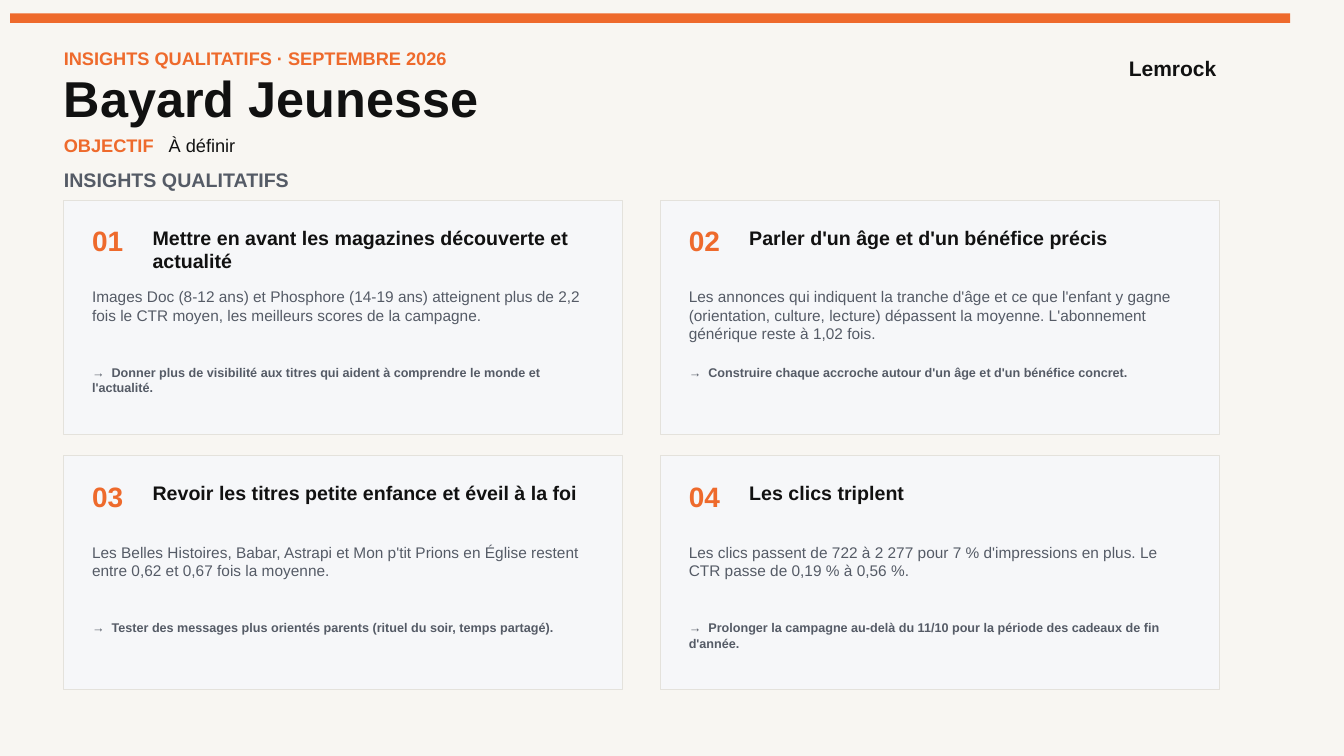
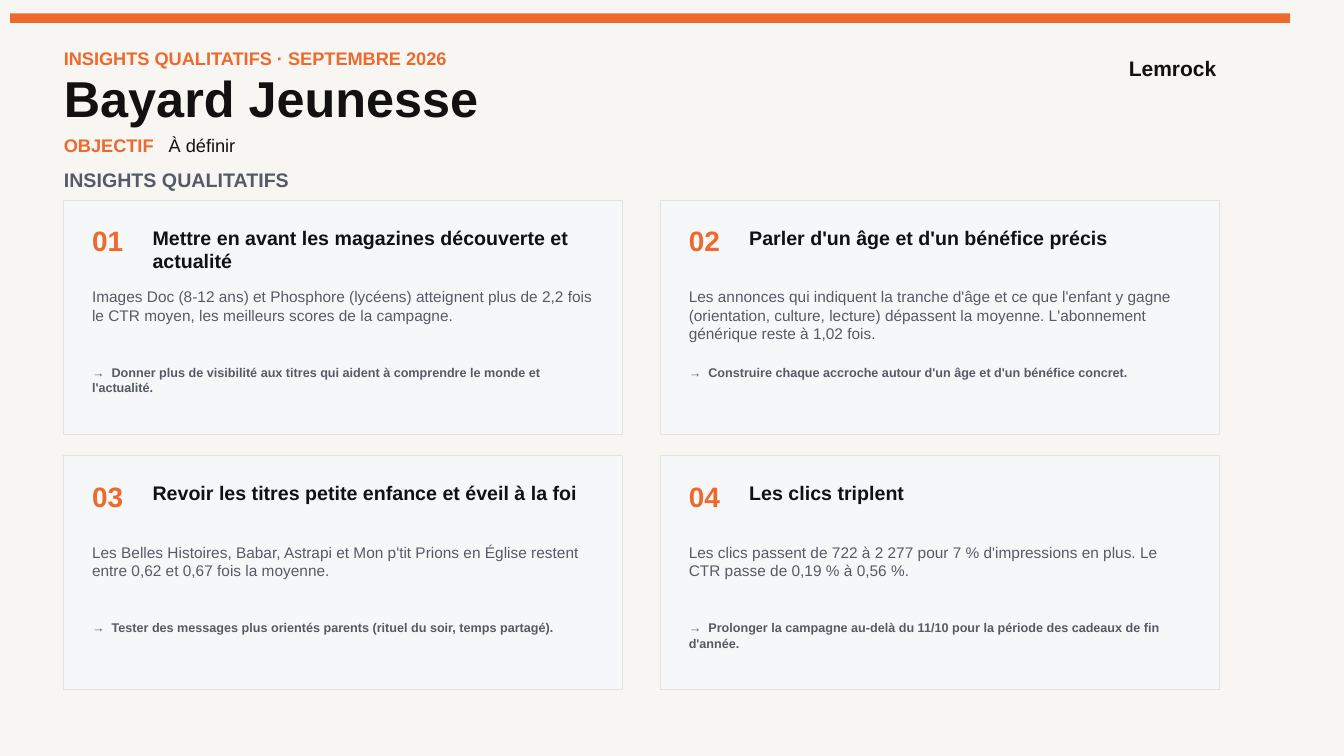
Before and after one commit to stephanemonmarson-creator/Lemrock, a slide deck: slide 8 of rapports/septembre/121026_Customer Success_Septembre 26.pptx. Drawn at 1344x756 pixels with LibreOffice and Linux fonts; fonts in the diff are those of the drawing. Boxes give left, top, right and bottom in pixels: in the first picture for what was removed or moved away, otherwise in the second. Text is boxed around its words. In the diff, an @@ line names an element or a change of style, - is before the commit and + after.

```diff
--- a/rapports/septembre/121026_Customer Success_Septembre 26.pptx
+++ b/rapports/septembre/121026_Customer Success_Septembre 26.pptx
@@ text at [92,290,592,324]: text changed @@
-Images Doc (8-12 ans) et Phosphore (14-19 ans) atteignent plus de 2,2 fois le CTR moyen, les meilleurs scores de la campagne.
+Images Doc (8-12 ans) et Phosphore (lycéens) atteignent plus de 2,2 fois le CTR moyen, les meilleurs scores de la campagne.
```
Also in this commit, not shown: 2 other slides changed, 10 other files.
